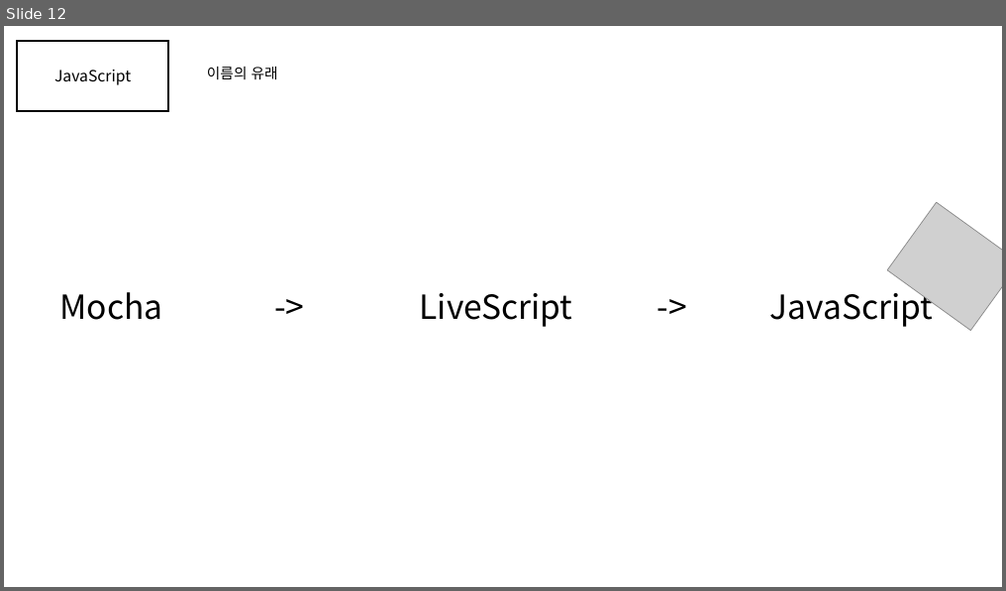
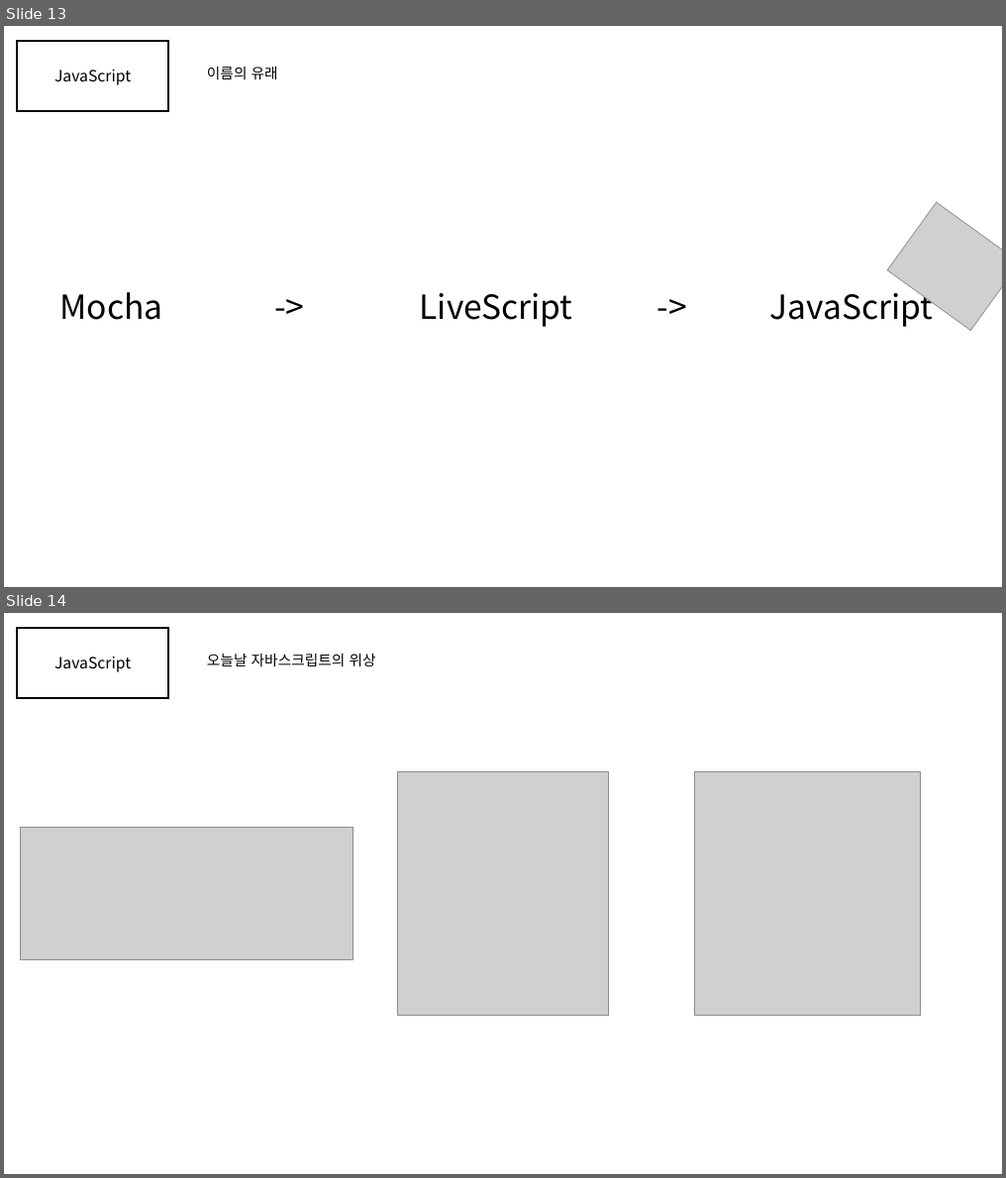
Before and after one commit to gunwoongPark/Seminar, a slide deck: 2020_11_11/세미나1.pptx. Shown one above the other, each under a label of ours: slide 12 before the commit, slides 13 and 14 after it. The pictures are 1006x591 and 1006x1178 pixels, drawn with LibreOffice and Linux fonts; fonts in the diff are those of the drawing; grey boxes stand for pictures. Boxes give left, top, right and bottom in pixels: in the first picture for what was removed or moved away, otherwise in the second. Text is boxed around its words. In the diff, an @@ line names an element or a change of style, - is before the commit and + after.

```diff
--- a/2020_11_11/세미나1.pptx
+++ b/2020_11_11/세미나1.pptx
@@ slide 14 added at <box>4,613,1002,1174</box>, background #FFFFFF @@
@@ rectangle added at <box>17,628,168,697</box>, outline #000000 2 pt @@
@@ text added at <box>54,657,131,672</box>, 15 pt, text #000000 @@
+JavaScript
@@ text added at <box>207,654,376,666</box>, 14 pt, text #000000 @@
+오늘날 자바스크립트의 위상
@@ picture added at <box>398,771,609,1016</box> @@
@@ picture added at <box>695,771,921,1016</box> @@
@@ picture added at <box>21,828,353,960</box> @@
@@ what was slide 12 is now slide 13 @@
```
Also in this commit, not shown: 1 slide changed, 4 other slides added, 10 slides removed.
